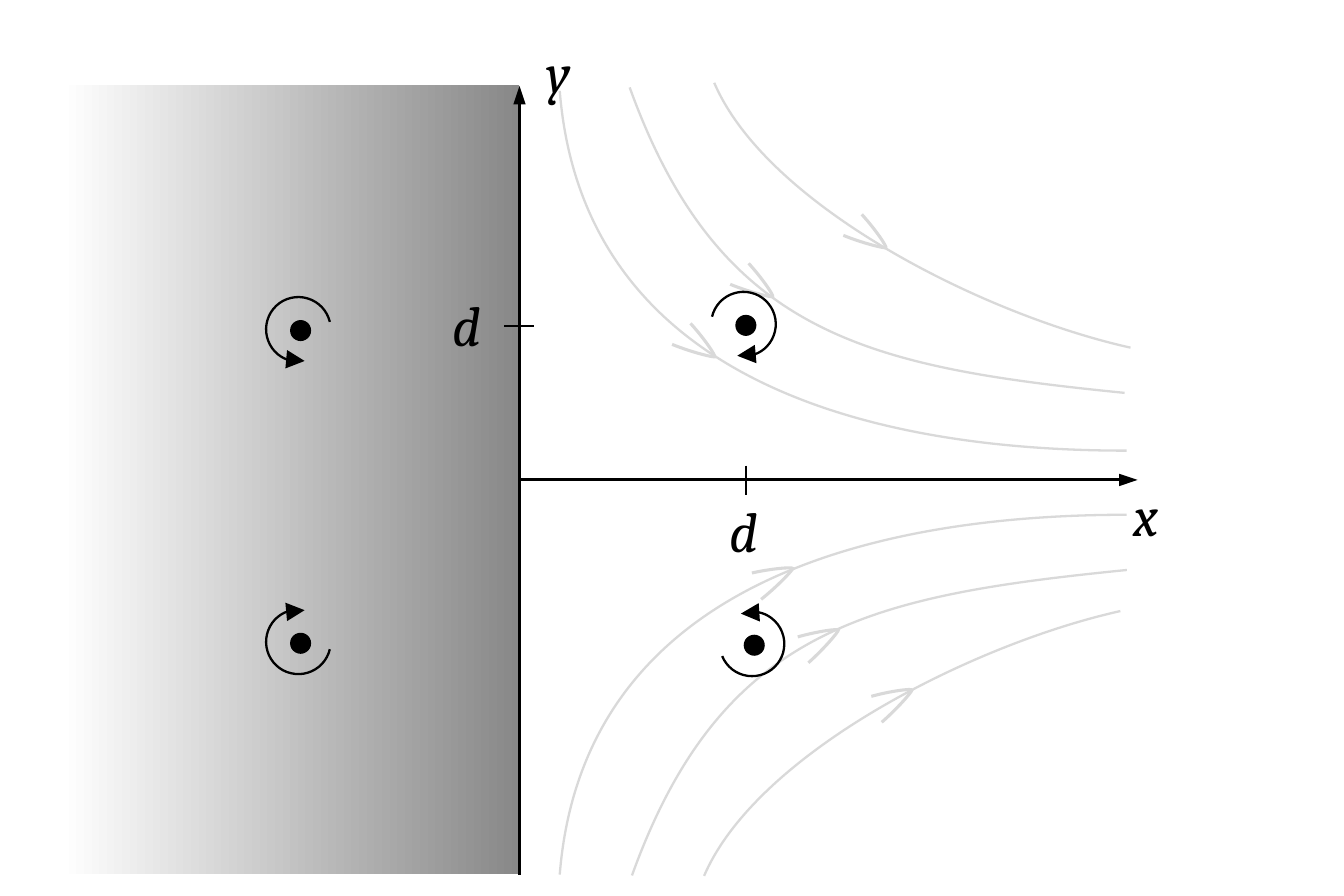
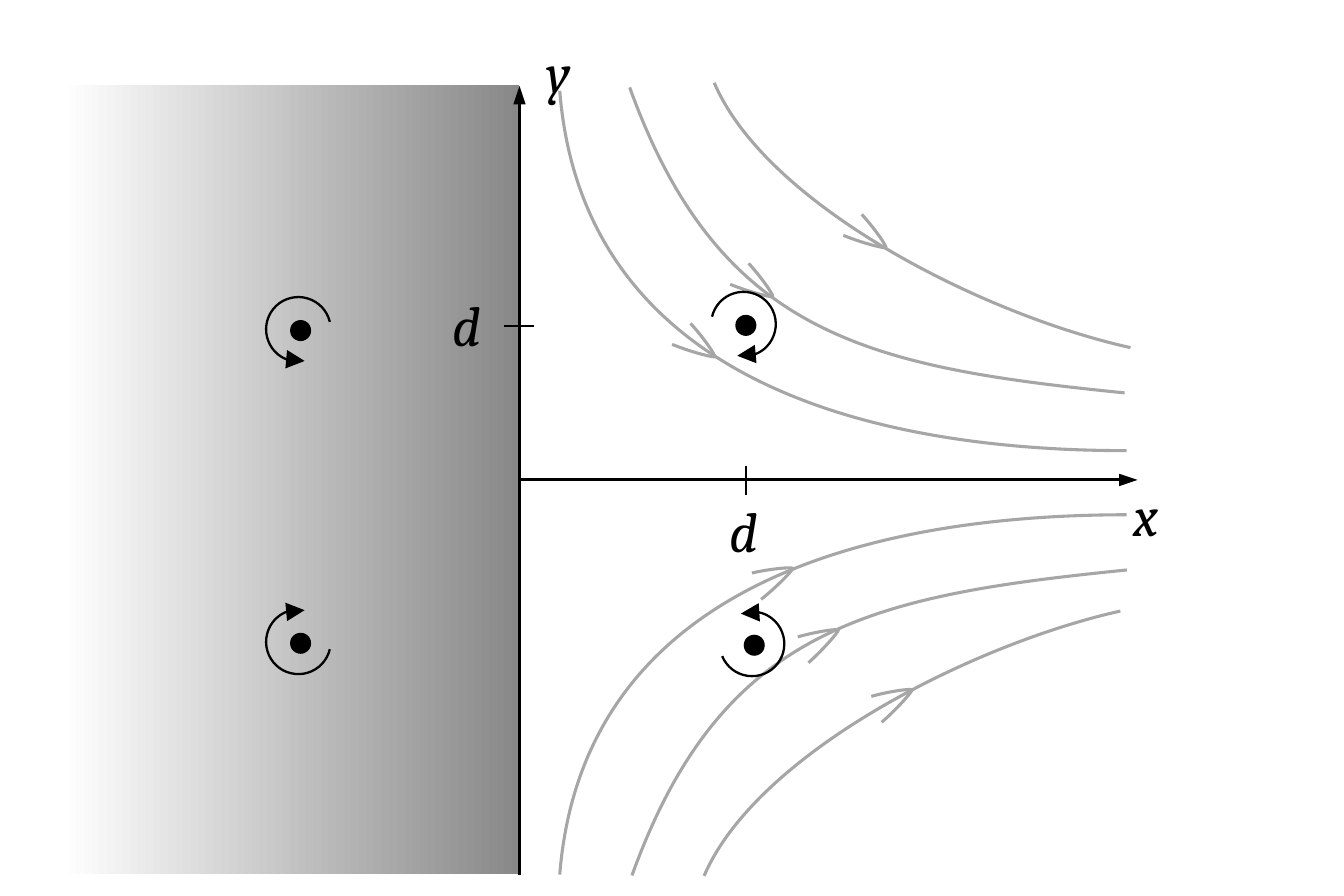
Before and after one commit to josephmacmillan/IntroductionToFluidDynamics, a slide deck: slide 1 of Textbook/Figures/Chapter4/fig_attached_vortex1.pptx. Drawn at 1344x896 pixels with LibreOffice and Linux fonts; fonts in the diff are those of the drawing. Boxes give left, top, right and bottom in pixels: in the first picture for what was removed or moved away, otherwise in the second. Text is boxed around its words. In the diff, an @@ line names an element or a change of style, - is before the commit and + after.

```diff
--- a/Textbook/Figures/Chapter4/fig_attached_vortex1.pptx
+++ b/Textbook/Figures/Chapter4/fig_attached_vortex1.pptx
@@ outline #D9D9D9 0.75 pt to #A6A6A6 1 pt in 6 elements at [560, 92, 1127, 452], [603, 78, 1124, 423], [706, 72, 1225, 417], [560, 515, 1127, 876], [605, 542, 1127, 887], [694, 544, 1214, 889] @@
@@ outline #D9D9D9 1 pt to #A6A6A6 1 pt in 6 elements at [844, 211, 895, 250], [729, 260, 780, 300], [671, 321, 722, 360], [743, 551, 794, 601], [790, 613, 841, 664], [864, 673, 915, 724] @@
```
Also in this commit, not shown: 19 other files.
